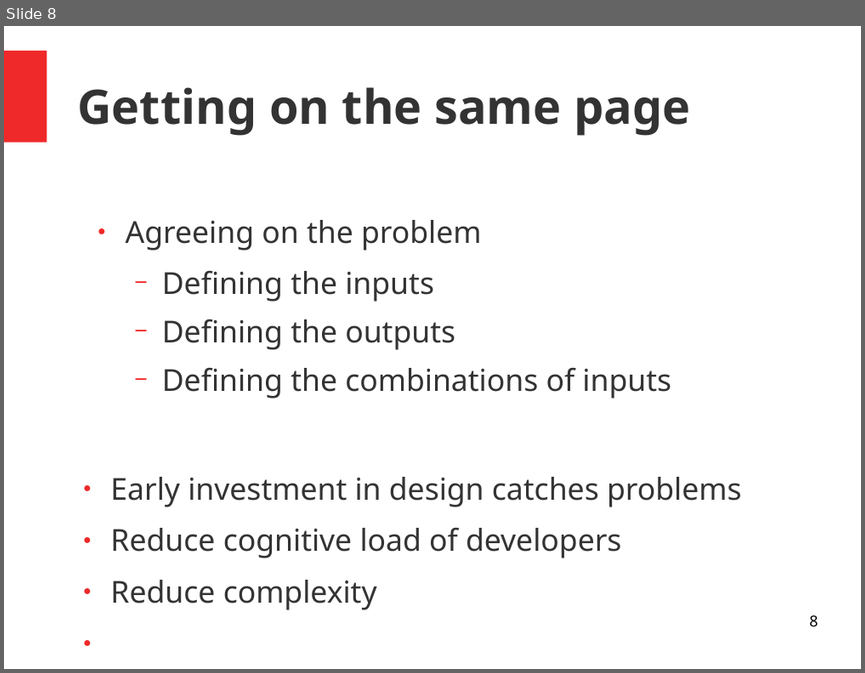
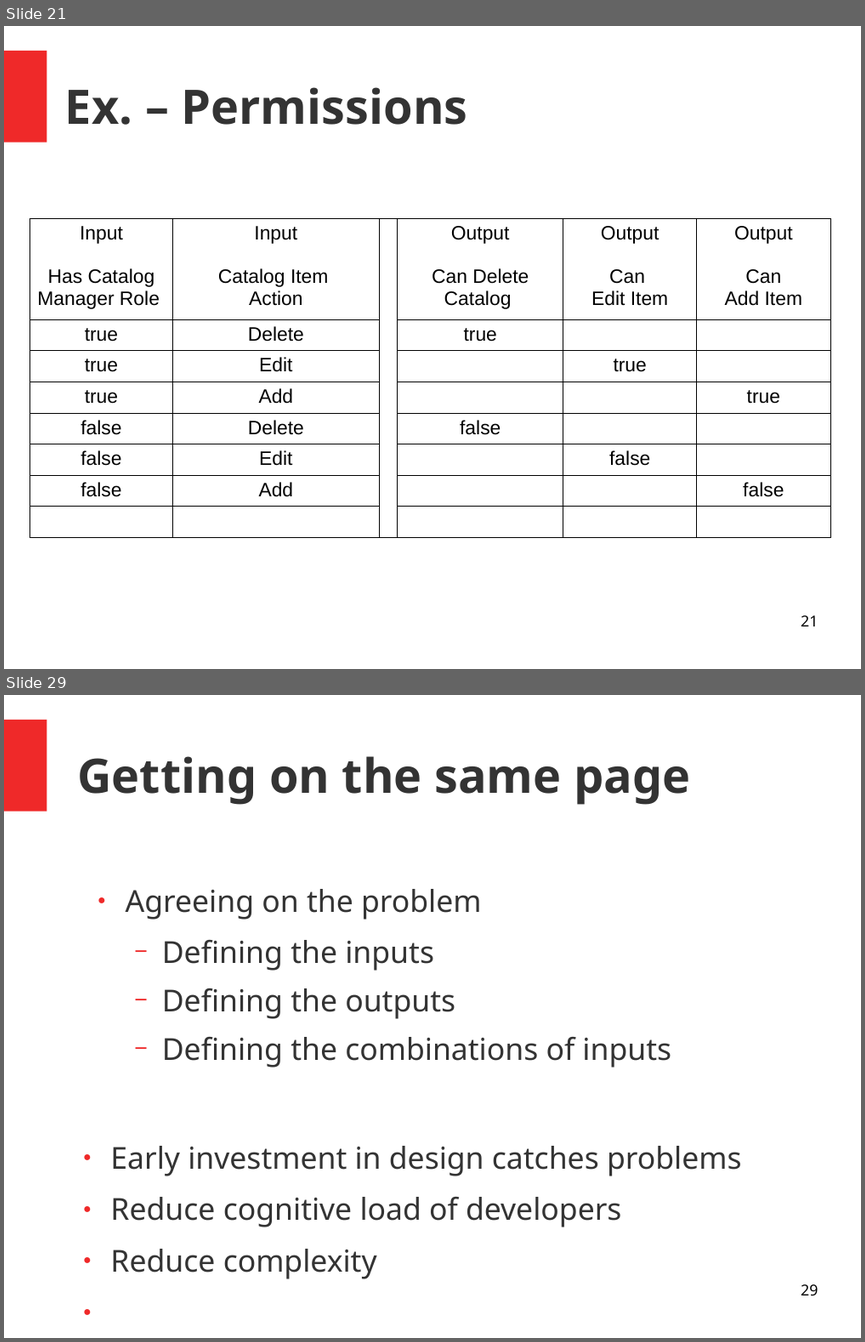
Before and after one commit to MrAbsaroka/Presentations, a slide deck: MattFerguson-0111-2021.11.04.odp. Shown one above the other, each under a label of ours: slide 8 before the commit, slides 21 and 29 after it; the slides between them are not shown. The pictures are 865x673 and 865x1342 pixels, drawn with LibreOffice and Linux fonts; fonts in the diff are those of the drawing. Boxes give left, top, right and bottom in pixels: in the first picture for what was removed or moved away, otherwise in the second. Text is boxed around its words. In the diff, an @@ line names an element or a change of style, - is before the commit and + after.

```diff
--- a/MattFerguson-0111-2021.11.04.odp
+++ b/MattFerguson-0111-2021.11.04.odp
@@ slide 21 added at (x1=4, y1=26, x2=861, y2=669), background #FFFFFF; not listed: 1 template element that a slide beside it also shows @@
@@ title added at (x1=65, y1=87, x2=467, y2=125), 44 pt, text #333333, bold @@
+Ex. – Permissions
@@ table added at (x1=30, y1=218, x2=830, y2=522), 8 rows, 6 columns @@
+Input / Has Catalog Manager Role | Input / Catalog Item / Action |  | Output / Can Delete Catalog | Output / Can / Edit Item | Output / Can / Add Item
+true | Delete |  | true |  | 
+true | Edit |  |  | true | 
+true | Add |  |  |  | true
+false | Delete |  | false |  | 
+false | Edit |  |  | false | 
+false | Add |  |  |  | false
+ |  |  |  |  | 
@@ page number added at (x1=800, y1=615, x2=817, y2=626), 14 pt, text #000000 @@
+21
@@ what was slide 8 is now slide 29 @@
@@ page number at (x1=800, y1=1284, x2=817, y2=1296): text changed @@
-8
+29
```
Also in this commit, not shown: 4 slides changed, 19 other slides added, 1 other file.
